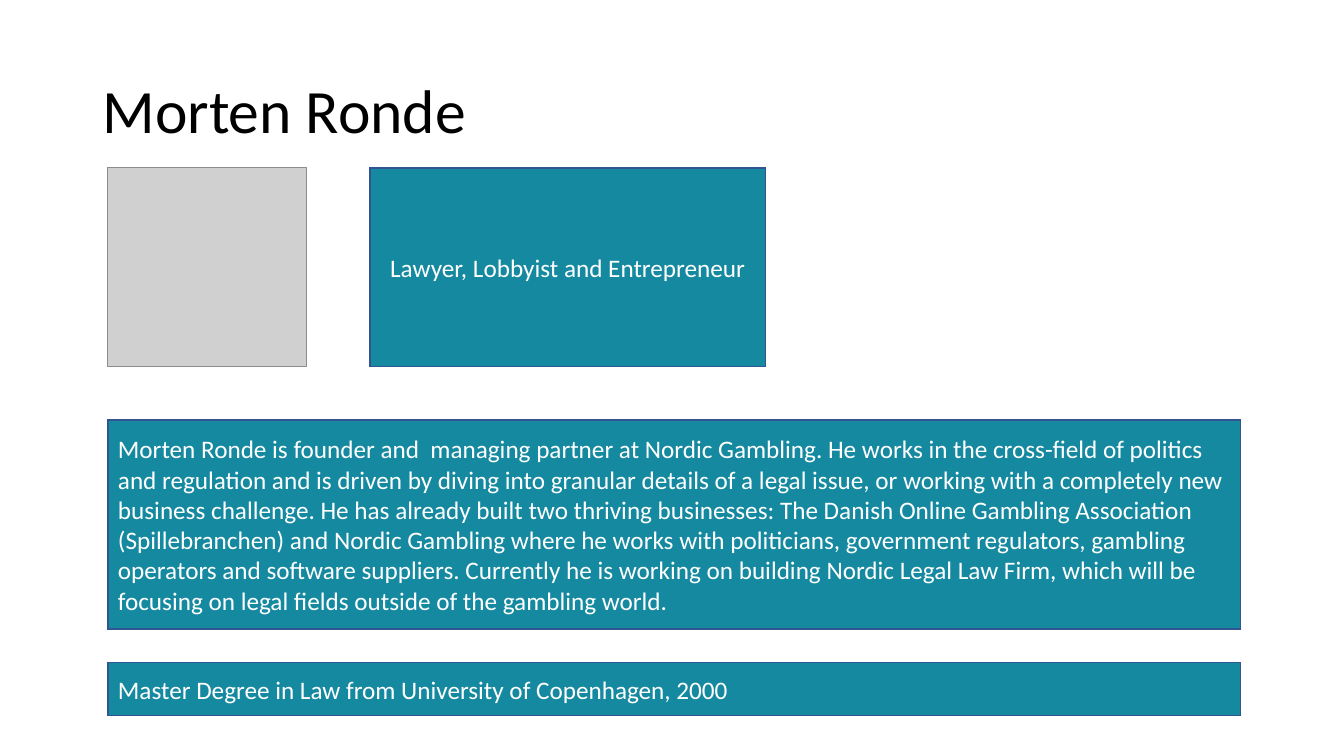
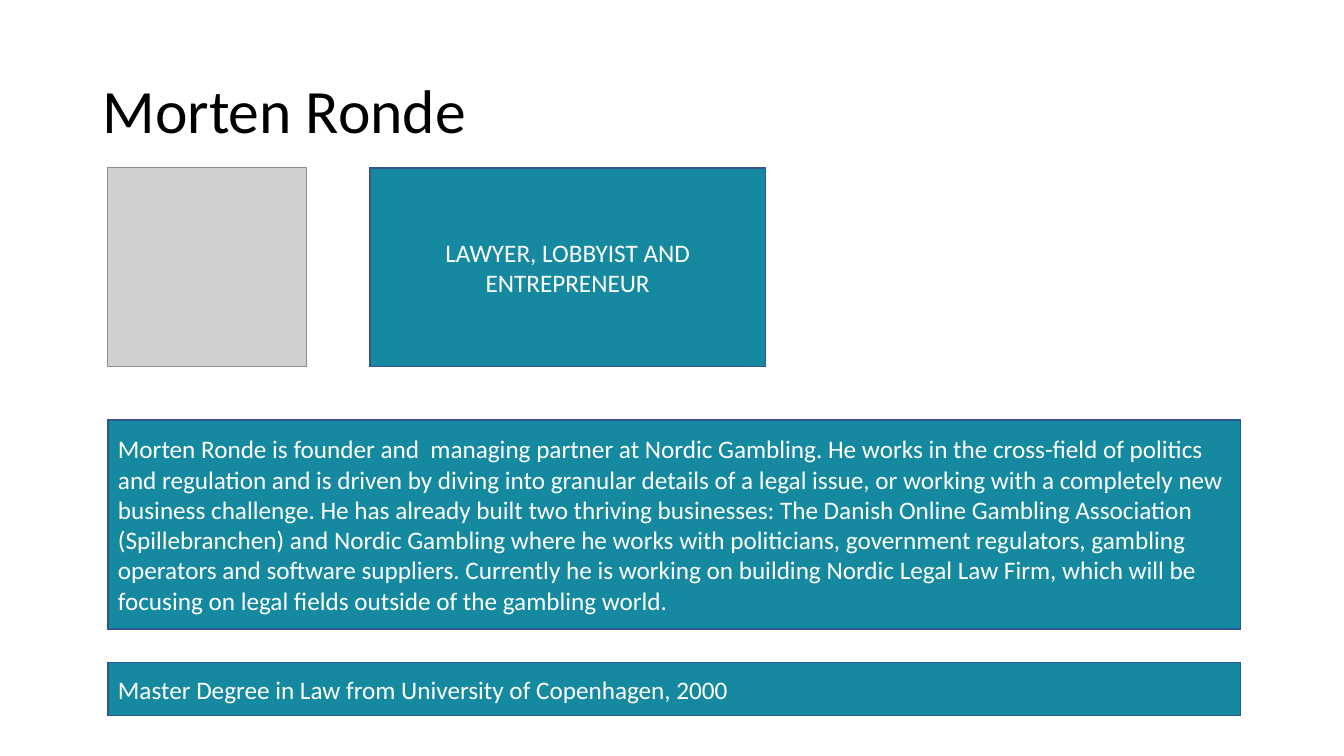
Before and after one commit to PetyaFerreiraDeveloper/sumondo, a slide deck: slide 9 of profiles/profiles.pptx (slide 8 before the commit). Drawn at 1344x756 pixels with LibreOffice and Linux fonts; fonts in the diff are those of the drawing; grey boxes stand for pictures. Boxes give left, top, right and bottom in pixels: in the first picture for what was removed or moved away, otherwise in the second. Text is boxed around its words. In the diff, an @@ line names an element or a change of style, - is before the commit and + after.

```diff
--- a/profiles/profiles.pptx
+++ b/profiles/profiles.pptx
@@ text in rectangle at [445,245,690,292]: text changed @@
-Lawyer, Lobbyist and Entrepreneur
+LAWYER, LOBBYIST AND ENTREPRENEUR
```
Also in this commit, not shown: 5 other slides changed, 1 slide added, 5 other files.
